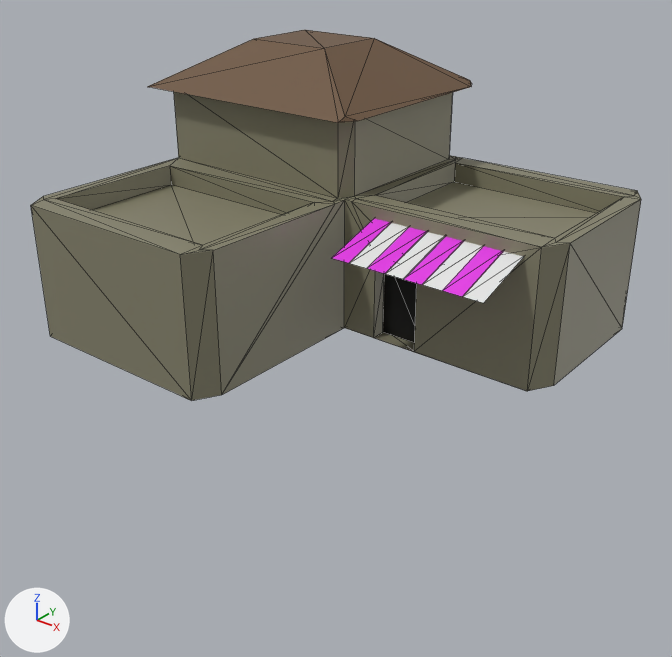
Before and after pictures for a commit that changed the glTF model art/models/deserthouse2.glb.
Camera for both pictures: a 50 mm lens placed at (122.2, -59.6, 42.2), pointed at (66.8, 9.6, -0.7). The lights are fixed; the arrows at lower left show +X, +Y and +Z. The older version comes first. Mesh edges are drawn as thin lines. Vertices at exactly the same position are counted once.
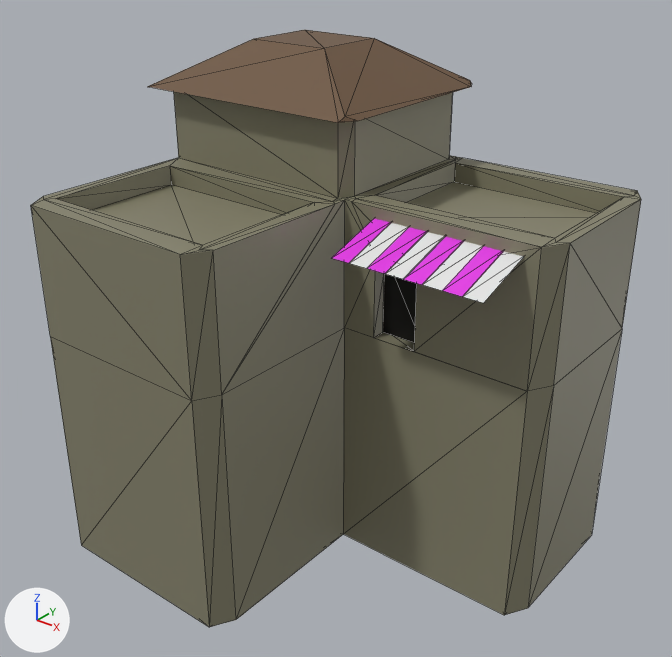
Changed parts and their boxes [x1, y1, x2, y2] in the pictures (672 x 657 px):
'Plane.005', reshaped (73% taller): before [31, 92, 641, 401]; after [31, 92, 641, 627]
part 1 of me_plane_024, built on (yellow): after [50, 328, 622, 627]

The change, as a list of edits to the scene's bpy script:
```text
Change me_plane_024:
    used by ob_plane_005; location = (0.0, 0.0, 0.0)
    remove me_plane_024.from_pydata(...)  # 79 vertices, 154 faces; spans x 44.6..90.9, y -11.1..29.5, z 0.0..22.1
    add me_plane_024.from_pydata(...)  # 92 vertices, 180 faces; spans x 44.6..90.9, y -11.1..29.5, z -26.7..22.1
    me_plane_024 part 1
    11 faces are deleted
    13 new vertices lie (0.0, 0.0, -26.7) away from vertices in x 44.6..90.9, y -11.1..29.5, z 0.0
    37 new faces join them
```
